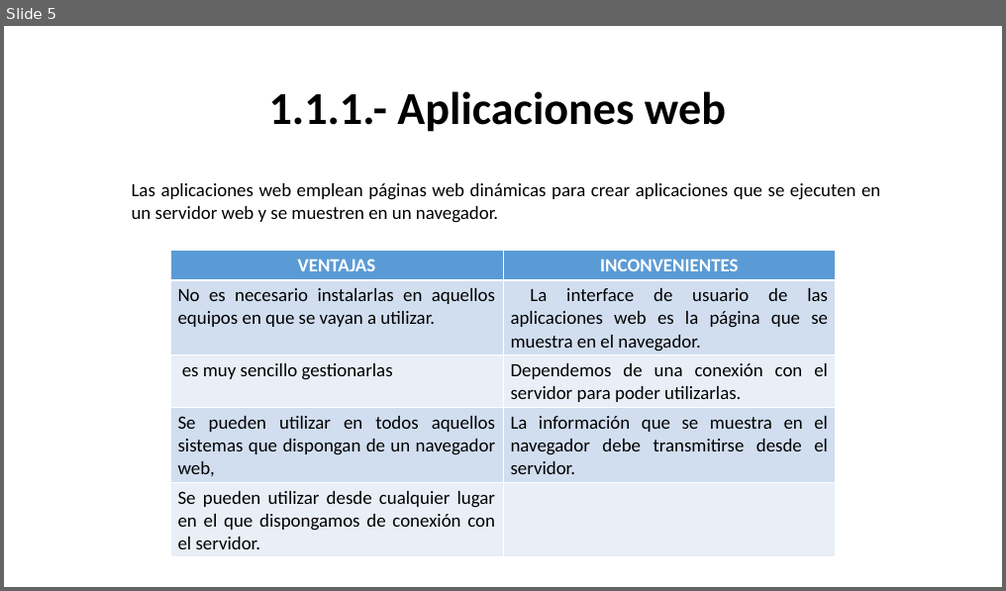
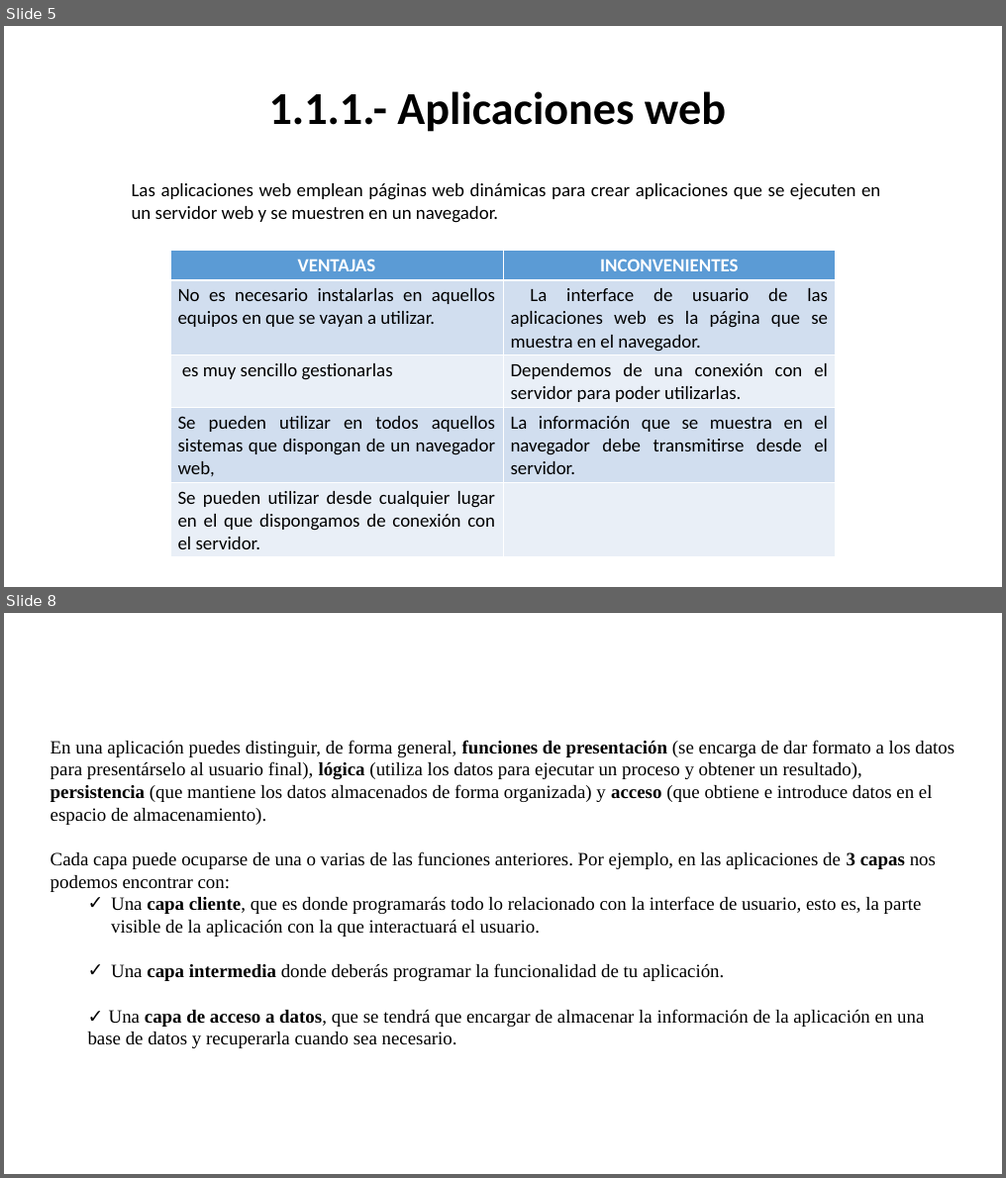
Before and after one commit to raulopsanch/DAW2, a slide deck: Desarrollo web en entorno servidor/Tema_01/Ejercicios/Raúl_Lòpez_Sánchez_Tarea_Tema_1.pptx. Shown one above the other, each under a label of ours: slide 5 before the commit, slides 5 and 8 after it; the slides between them are not shown. The pictures are 1006x591 and 1006x1178 pixels, drawn with LibreOffice and Linux fonts; fonts in the diff are those of the drawing. Boxes give left, top, right and bottom in pixels: in the first picture for what was removed or moved away, otherwise in the second. Text is boxed around its words. In the diff, an @@ line names an element or a change of style, - is before the commit and + after.

```diff
--- a/Desarrollo web en entorno servidor/Tema_01/Ejercicios/Raúl_Lòpez_Sánchez_Tarea_Tema_1.pptx
+++ b/Desarrollo web en entorno servidor/Tema_01/Ejercicios/Raúl_Lòpez_Sánchez_Tarea_Tema_1.pptx
@@ slide 8 added at box(4, 613, 1002, 1174), background #FFFFFF @@
@@ text added at box(51, 740, 954, 1049), 18 pt, text #000000 @@
+En una aplicación puedes distinguir, de forma general, funciones de presentación (se encarga de dar formato a los datos para presentárselo al usuario final), lógica (utiliza los datos para ejecutar un proceso y obtener un resultado), persistencia (que mantiene los datos almacenados de forma organizada) y acceso (que obtiene e introduce datos en el espacio de almacenamiento).
+Cada capa puede ocuparse de una o varias de las funciones anteriores. Por ejemplo, en las aplicaciones de 3 capas nos podemos encontrar con:
+  ✓ Una capa cliente, que es donde programarás todo lo relacionado con la interface de usuario, esto es, la parte visible de la aplicación con la que interactuará el usuario.
+  ✓ Una capa intermedia donde deberás programar la funcionalidad de tu aplicación.
+  ✓ Una capa de acceso a datos, que se tendrá que encargar de almacenar la información de la aplicación en una base de datos y recuperarla cuando sea necesario.
```
Also in this commit, not shown: 1 slide changed, 7 other slides added.
